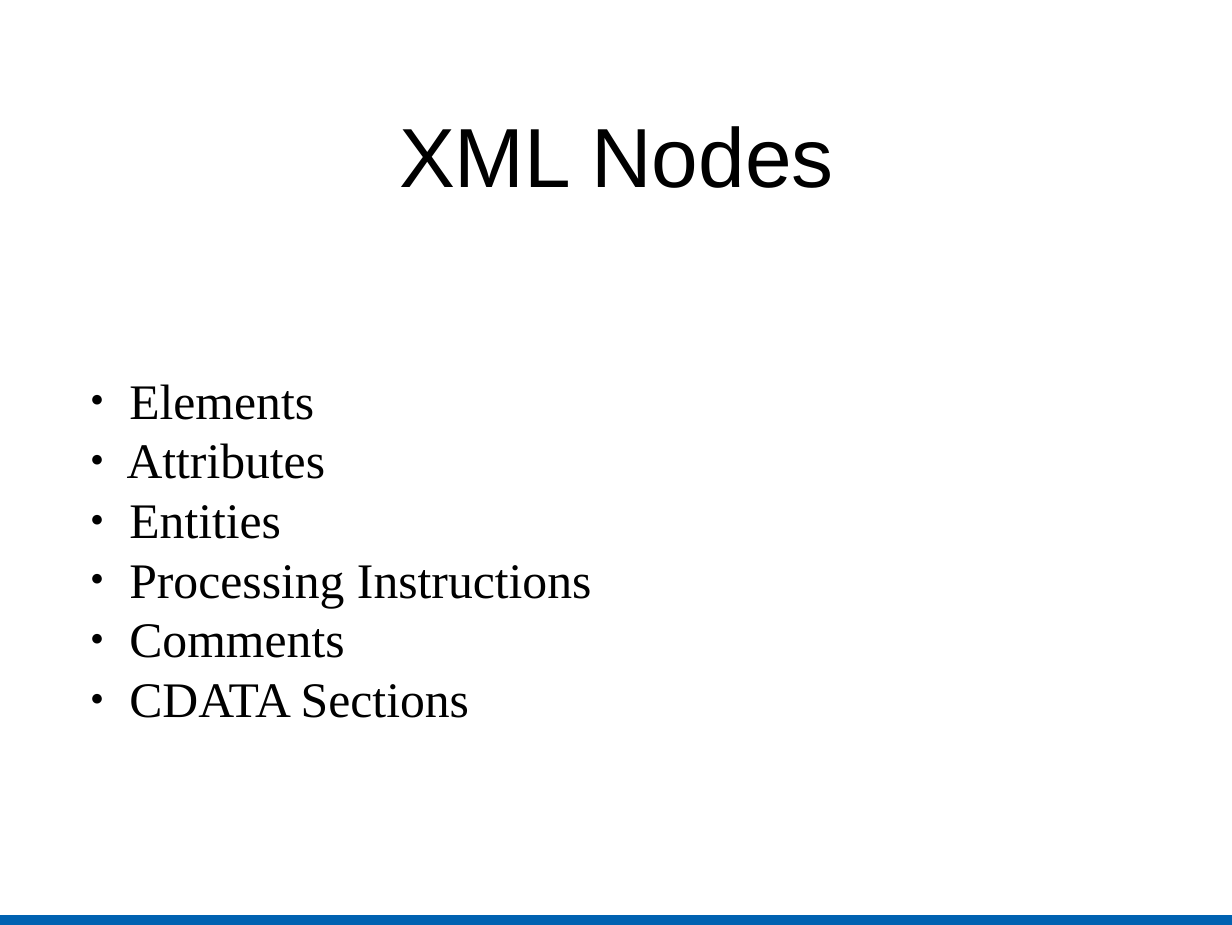
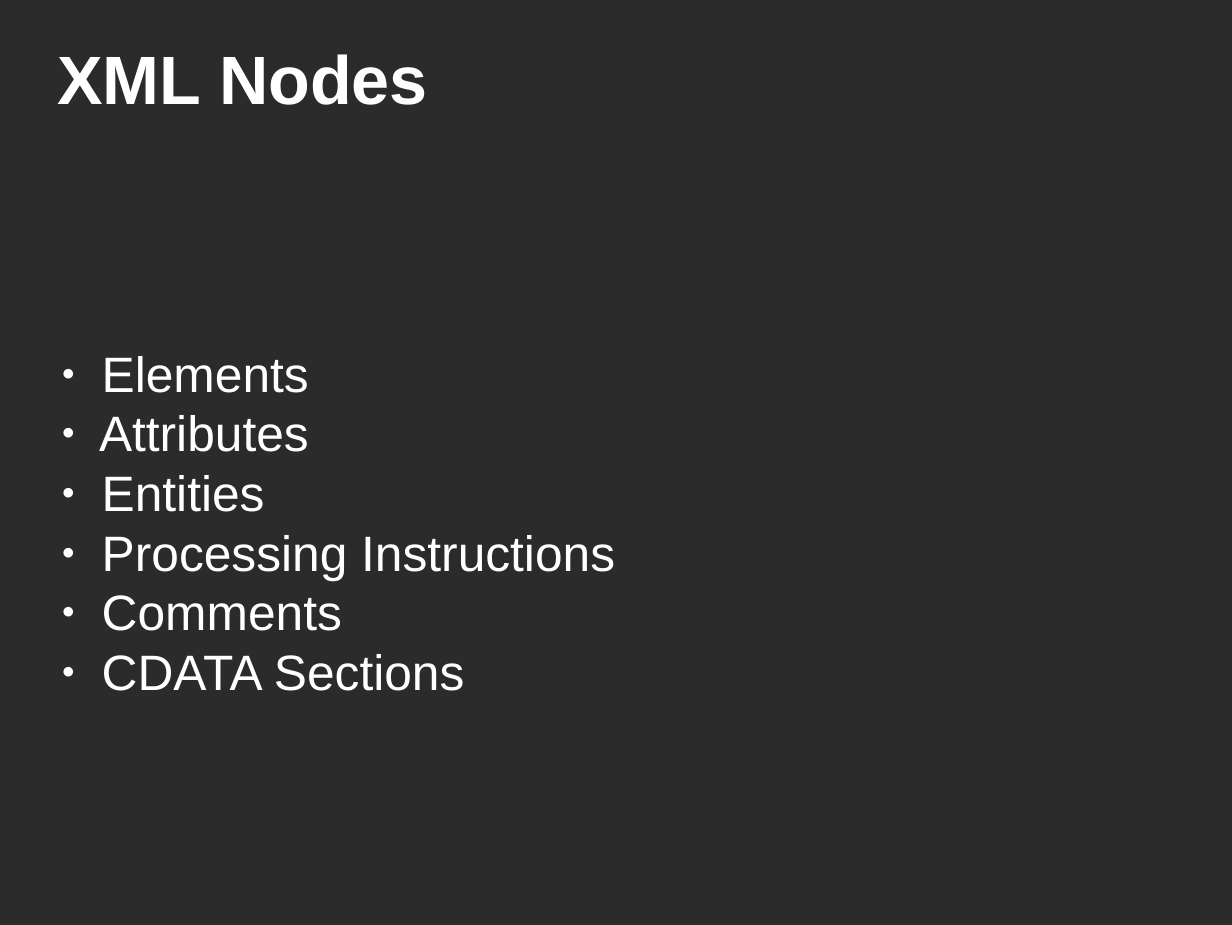
Before and after one commit to kratos12000/FastXMLDiff, a slide deck: slide 6 of Presentation/Slides.odp. Drawn at 1232x925 pixels with LibreOffice and Linux fonts; fonts in the diff are those of the drawing; background and template pictures are left out; a plain dark background stands for a picture behind light text. Boxes give left, top, right and bottom in pixels: in the first picture for what was removed or moved away, otherwise in the second. Text is boxed around its words. In the diff, an @@ line names an element or a change of style, - is before the commit and + after.

```diff
--- a/Presentation/Slides.odp
+++ b/Presentation/Slides.odp
@@ background #FFFFFF to picture (left out) @@
@@ title "XML Nodes": place and size @@
-title "XML Nodes" at bbox=[399, 126, 833, 188]
+title "XML Nodes" at bbox=[57, 54, 428, 105]
@@ title "XML Nodes" at bbox=[57, 54, 428, 105]: size 54 to 44 pt, text colour #000000 to #FFFFFF, bold on; alignment centre to left @@
@@ subtitle "Elements": place and size @@
-subtitle "Elements" at bbox=[127, 384, 591, 718]
+subtitle "Elements" at bbox=[99, 356, 615, 691]
@@ subtitle "Elements" at bbox=[99, 356, 615, 691]: font Times New Roman to Arial, text colour #000000 to #FFFFFF; bullet colour #000000 to #FFFFFF @@
@@ rectangle removed at bbox=[0, 914, 1232, 925] @@
```
Also in this commit, not shown: 32 other slides changed, 3 slides added, 1 other file.
